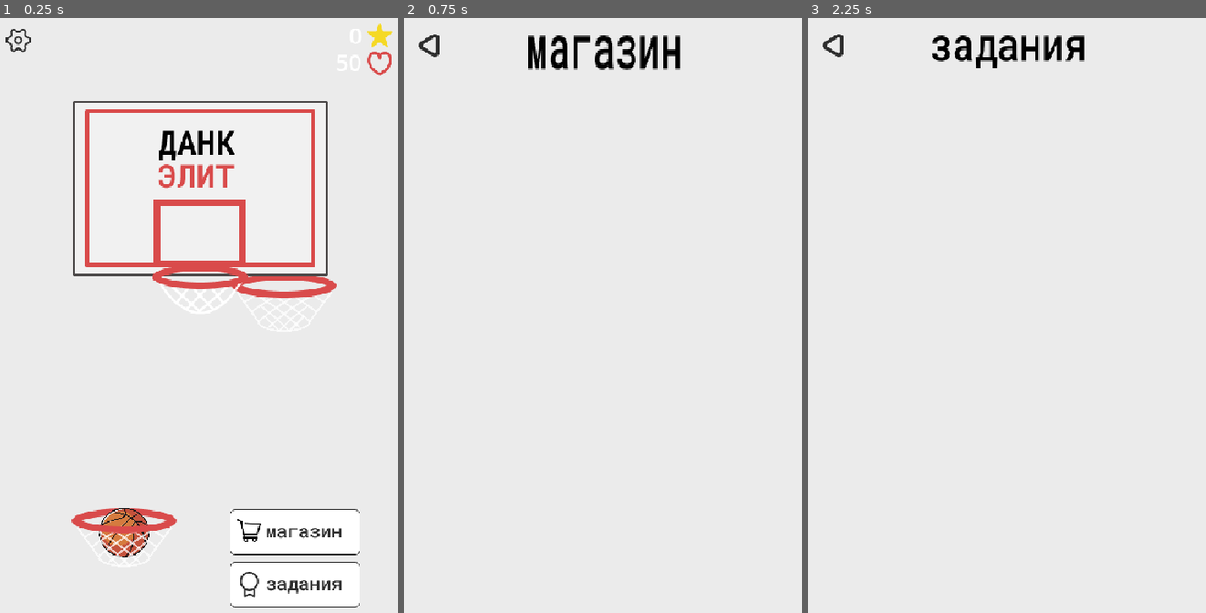
Above: before the commit, frames 1-3 (left to right).
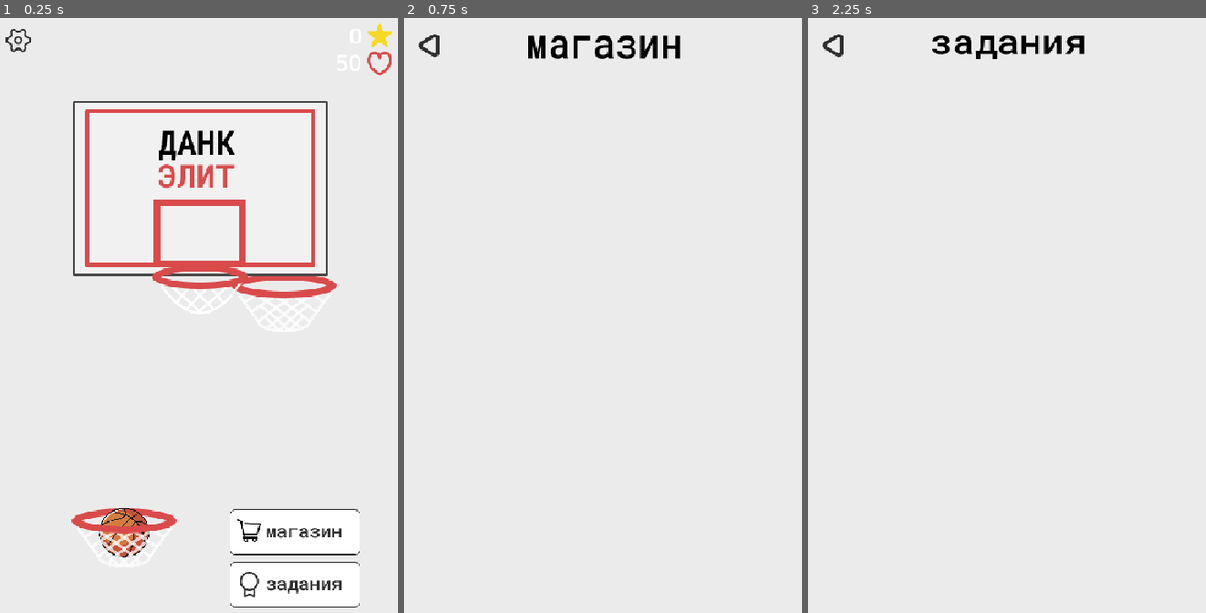
Above: after the commit, the same moments.

Repository: top-it-090304/Mavericks
Game: Godot game, scene res://Scenes/MainScene/main_scene.tscn
Two runs of this game, one before a commit and one after it. Both use one fixed random seed, a clock stepped at 60 frames per second and the inputs below.
Inputs (mouse positions are in pixels of both pictures, inside the frame that each line leads up to):
- Up to frame 1 (0.25 s): no input
- Up to frame 2 (0.75 s): click (698, 529) at 0.5 s
- Up to frame 3 (2.25 s): click (839, 47) at 1.25 s; click (1102, 583) at 2 s

The runs differ from the first frame. In frame 1, 0.1% of the frame differs, in the area x 25-38%, y 86-91%; in frame 2, 0.9%, in the area x 31-70%, y 3-9%; in frame 3, 0.8%.

Commit message:
fix: change UI

Diff:
--- a/dunkelite/Scenes/Ring/ring.gd
+++ b/dunkelite/Scenes/Ring/ring.gd
@@ -13,7 +13,7 @@
 
 const NET_COLOR := Color(1, 1, 1, 0.7)
 const NET_COLOR_SCORED := Color(0.5, 0.5, 0.5, 0.7)
-const NET_WIDTH := 2.5
+const NET_WIDTH := 4
 const NET_COLS := 6
 const NET_ROWS := 4
 const RIM_LEFT := Vector2(-61, -8)
--- a/dunkelite/Scenes/UI/ChallengesScreen.tscn
+++ b/dunkelite/Scenes/UI/ChallengesScreen.tscn
@@ -31,7 +31,7 @@
 offset_left = -100.0
 offset_top = 25.0
 offset_right = 100.0
-offset_bottom = 70.0
+offset_bottom = 58.0
 grow_horizontal = 2
 texture = ExtResource("2_yx34u")
 
--- a/dunkelite/Scenes/UI/GameOverPopup.tscn
+++ b/dunkelite/Scenes/UI/GameOverPopup.tscn
@@ -48,11 +48,12 @@
 anchors_preset = 5
 anchor_left = 0.5
 anchor_right = 0.5
-offset_left = 13.0
-offset_top = 13.0
-offset_right = 70.0
-offset_bottom = 68.0
+offset_left = 22.0
+offset_top = 12.0
+offset_right = 79.0
+offset_bottom = 67.0
 grow_horizontal = 2
+theme_override_colors/font_color = Color(0.0196078, 0.0196078, 0.0196078, 1)
 theme_override_font_sizes/font_size = 40
 text = "0"
 horizontal_alignment = 1
@@ -62,11 +63,12 @@
 anchors_preset = 5
 anchor_left = 0.5
 anchor_right = 0.5
-offset_left = -25.0
-offset_top = 63.0
-offset_right = 21.0
-offset_bottom = 118.0
+offset_left = -15.0
+offset_top = 64.0
+offset_right = 31.0
+offset_bottom = 119.0
 grow_horizontal = 2
+theme_override_colors/font_color = Color(0.0142752, 0.0142752, 0.0142752, 1)
 theme_override_font_sizes/font_size = 40
 text = "0"
 horizontal_alignment = 1
--- a/dunkelite/Scenes/UI/HUD.tscn
+++ b/dunkelite/Scenes/UI/HUD.tscn
@@ -19,11 +19,12 @@
 anchor_left = 0.5
 anchor_right = 0.5
 offset_left = -100.0
-offset_top = 148.0
+offset_top = 100.0
 offset_right = 100.0
-offset_bottom = 248.0
+offset_bottom = 251.0
 grow_horizontal = 2
-theme_override_font_sizes/font_size = 80
+theme_override_colors/font_color = Color(0.446777, 0.446777, 0.446777, 1)
+theme_override_font_sizes/font_size = 110
 text = "0"
 horizontal_alignment = 1
 
--- a/dunkelite/Scenes/UI/StoreScreen.tscn
+++ b/dunkelite/Scenes/UI/StoreScreen.tscn
@@ -31,7 +31,7 @@
 offset_left = -100.0
 offset_top = 25.0
 offset_right = 100.0
-offset_bottom = 70.0
+offset_bottom = 56.0
 grow_horizontal = 2
 texture = ExtResource("2_cgkhf")
 
